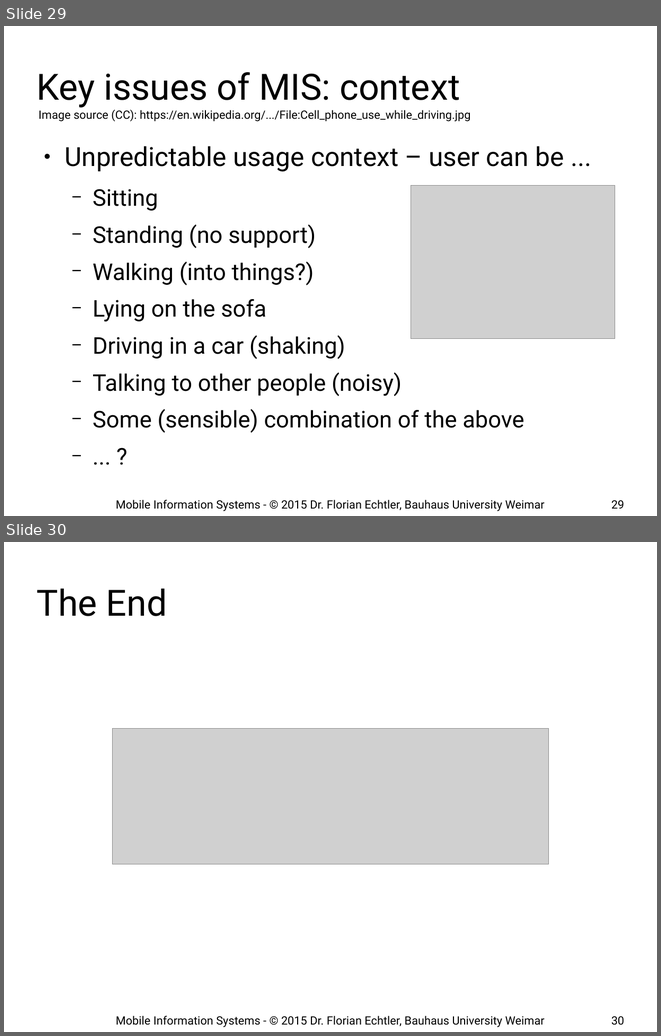
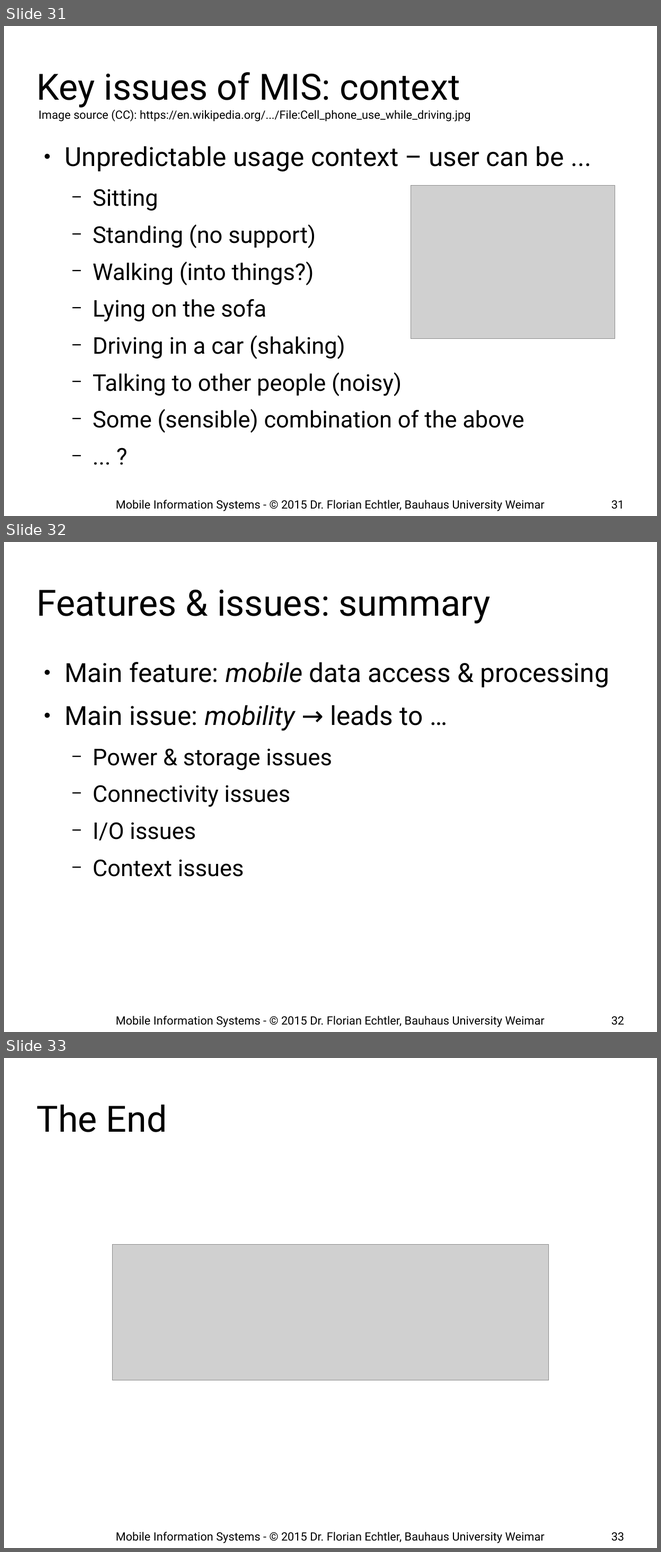
Before and after one commit to floe/mobile-information-systems, a slide deck: 01-introduction-basics.odp. Shown one above the other, each under a label of ours: slides 29 and 30 before the commit, slides 31, 32 and 33 after it. The pictures are 661x1036 and 661x1552 pixels, drawn with LibreOffice and Linux fonts; fonts in the diff are those of the drawing; grey boxes stand for pictures; background and template pictures are left out. Boxes give left, top, right and bottom in pixels: in the first picture for what was removed or moved away, otherwise in the second. Text is boxed around its words. In the diff, an @@ line names an element or a change of style, - is before the commit and + after.

Commit message:
add summary slides after each block

```diff
--- a/01-introduction-basics.odp
+++ b/01-introduction-basics.odp
@@ slide 32 added at (4,542,657,1032), background #FFFFFF @@
@@ title added at (37,589,491,624), 44 pt, text #000000 @@
+Features & issues: summary
@@ text added at (64,662,609,876), 32 pt, text #000000 @@
+● Main feature: mobile data access & processing
+● Main issue: mobility → leads to …
+  − Power & storage issues
+  − Connectivity issues
+  − I/O issues
+  − Context issues
@@ text added at (116,1015,545,1027), 14 pt, text #000000 @@
+Mobile Information Systems - © 2015 Dr. Florian Echtler, Bauhaus University Weimar
@@ page number added at (611,1016,624,1025), 14 pt, text #000000 @@
+32
@@ what was slide 29 is now slide 31 @@
@@ page number at (611,500,624,509): text changed @@
-29
+31
@@ what was slide 30 is now slide 33 @@
@@ page number at (611,1532,624,1541): text changed @@
-30
+33
```
Also in this commit, not shown: 1 slide changed, 2 other slides added.
